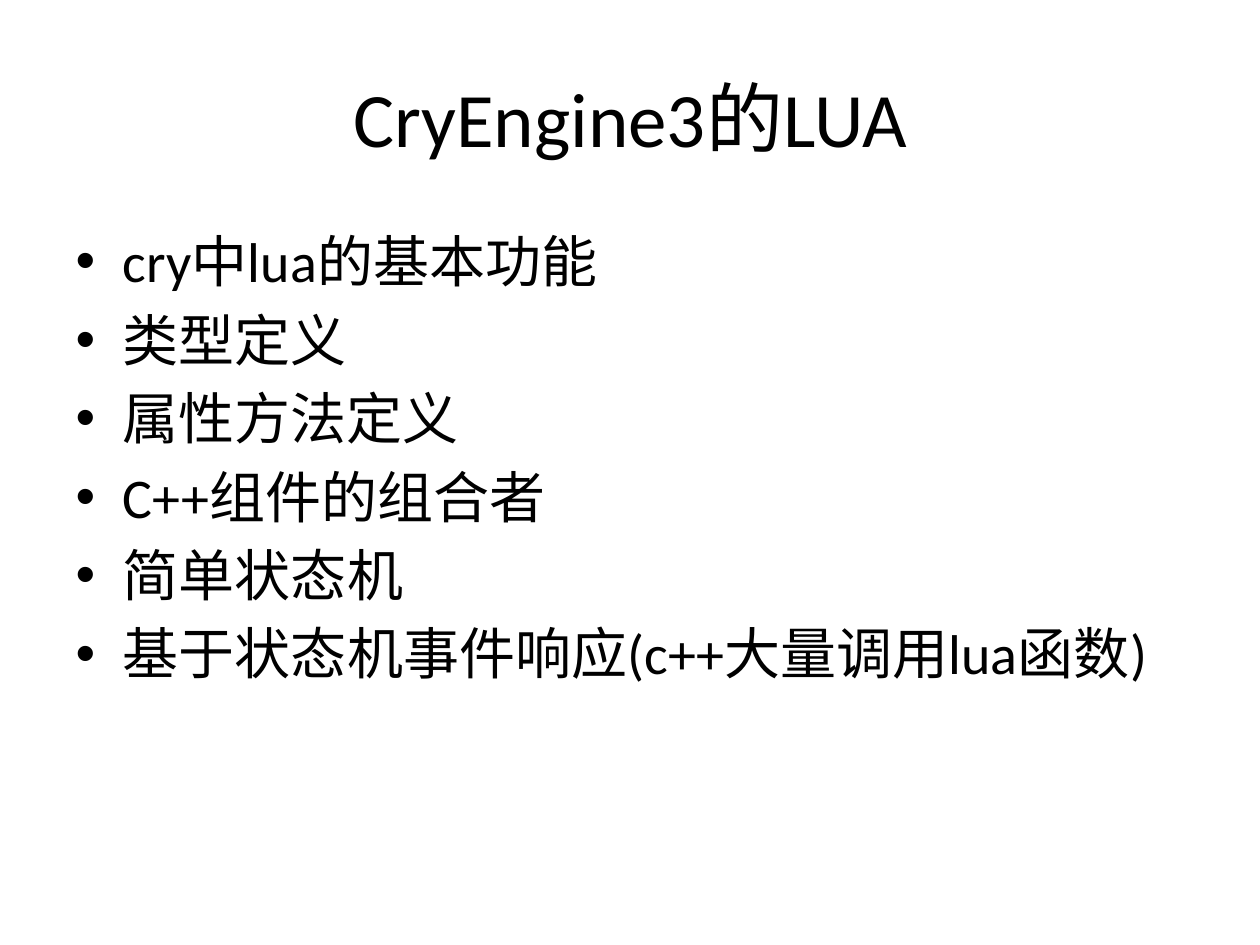
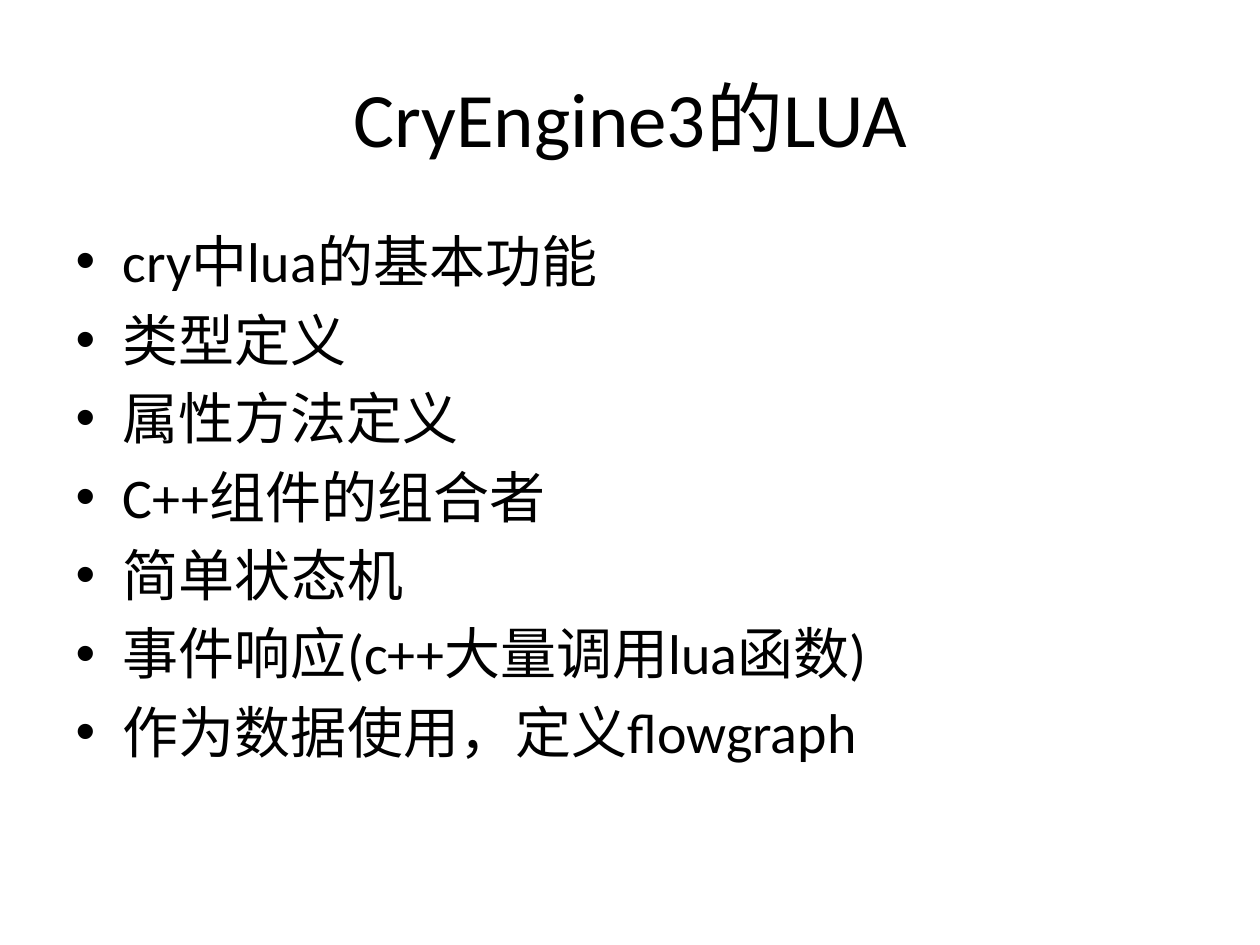
Before and after one commit to henryfung01/StreetFighter, a slide deck: slide 44 of lua1.pptx (slide 28 before the commit). Drawn at 1260x945 pixels with LibreOffice and Linux fonts; fonts in the diff are those of the drawing. Boxes give left, top, right and bottom in pixels: in the first picture for what was removed or moved away, otherwise in the second. Text is boxed around its words. In the diff, an @@ line names an element or a change of style, - is before the commit and + after.

```diff
--- a/lua1.pptx
+++ b/lua1.pptx
@@ text at (123, 626, 867, 763): text changed @@
-• 基于状态机事件响应(c++大量调用lua函数)
+• 事件响应(c++大量调用lua函数)
+• 作为数据使用，定义flowgraph
```
Also in this commit, not shown: 9 other slides changed, 26 slides added, 12 slides removed.
